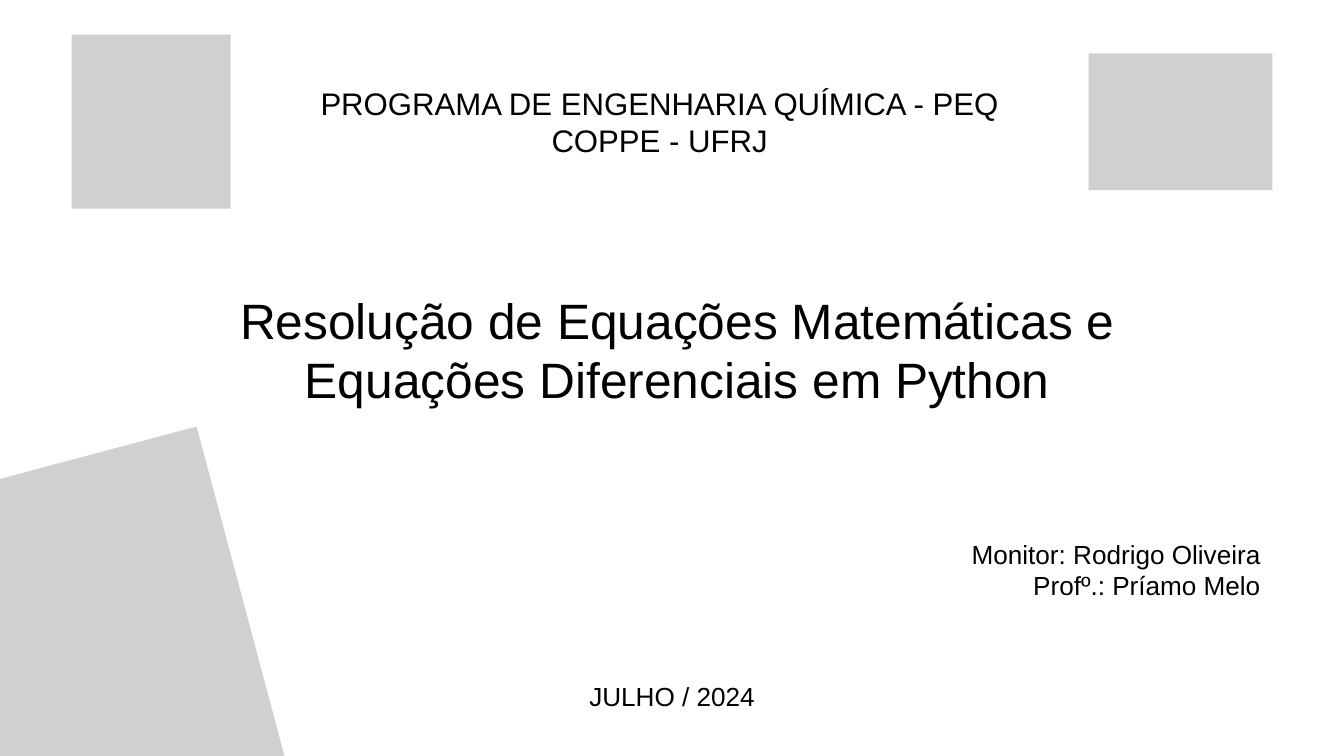
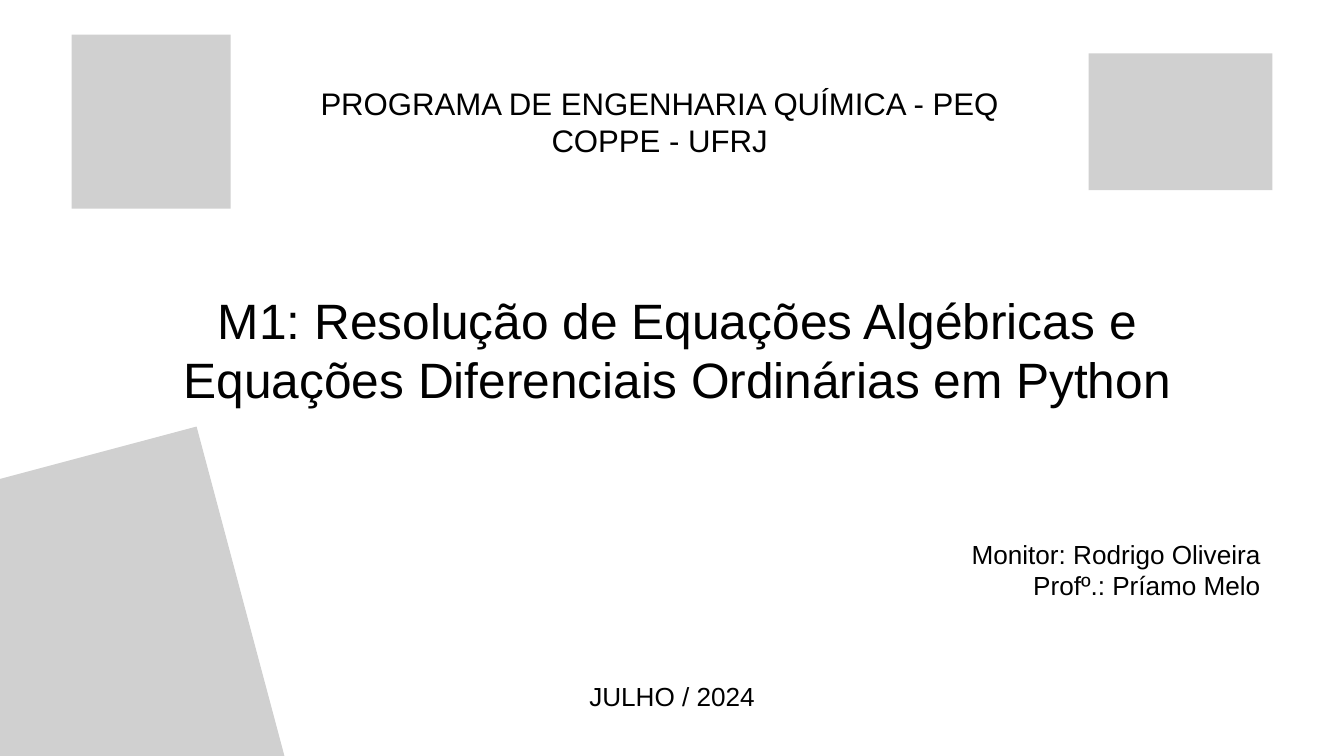
Before and after one commit to the-rodrigo/tutoring_COQ791, a slide deck: slide 1 of Monitoria_COQ791_07_10_2024.pptx. Drawn at 1344x756 pixels with LibreOffice and Linux fonts; fonts in the diff are those of the drawing; grey boxes stand for pictures. Boxes give left, top, right and bottom in pixels: in the first picture for what was removed or moved away, otherwise in the second. Text is boxed around its words. In the diff, an @@ line names an element or a change of style, - is before the commit and + after.

```diff
--- a/Monitoria_COQ791_07_10_2024.pptx
+++ b/Monitoria_COQ791_07_10_2024.pptx
@@ text at <box>184,302,1170,408</box>: text changed @@
-Resolução de Equações Matemáticas e Equações Diferenciais em Python
+M1: Resolução de Equações Algébricas e Equações Diferenciais Ordinárias em Python
```
Also in this commit, not shown: 3 other slides changed, 3 slides added.
